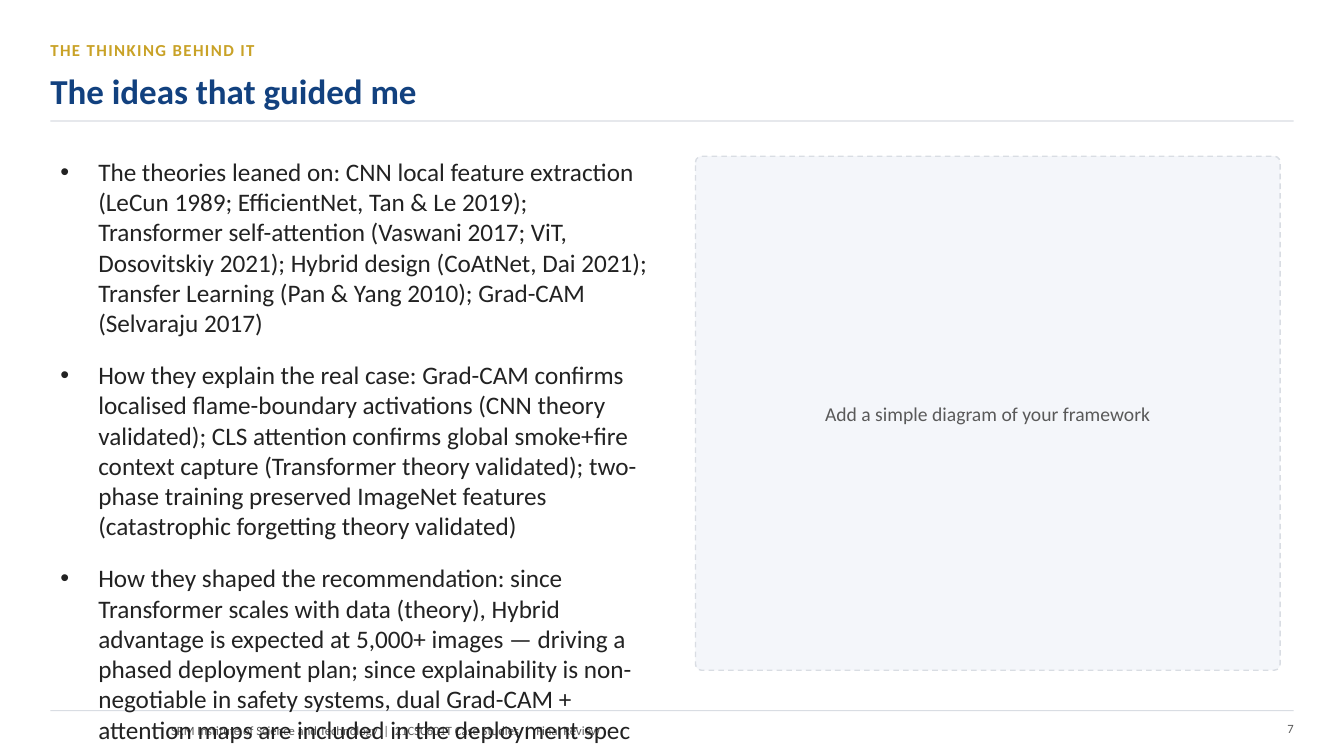
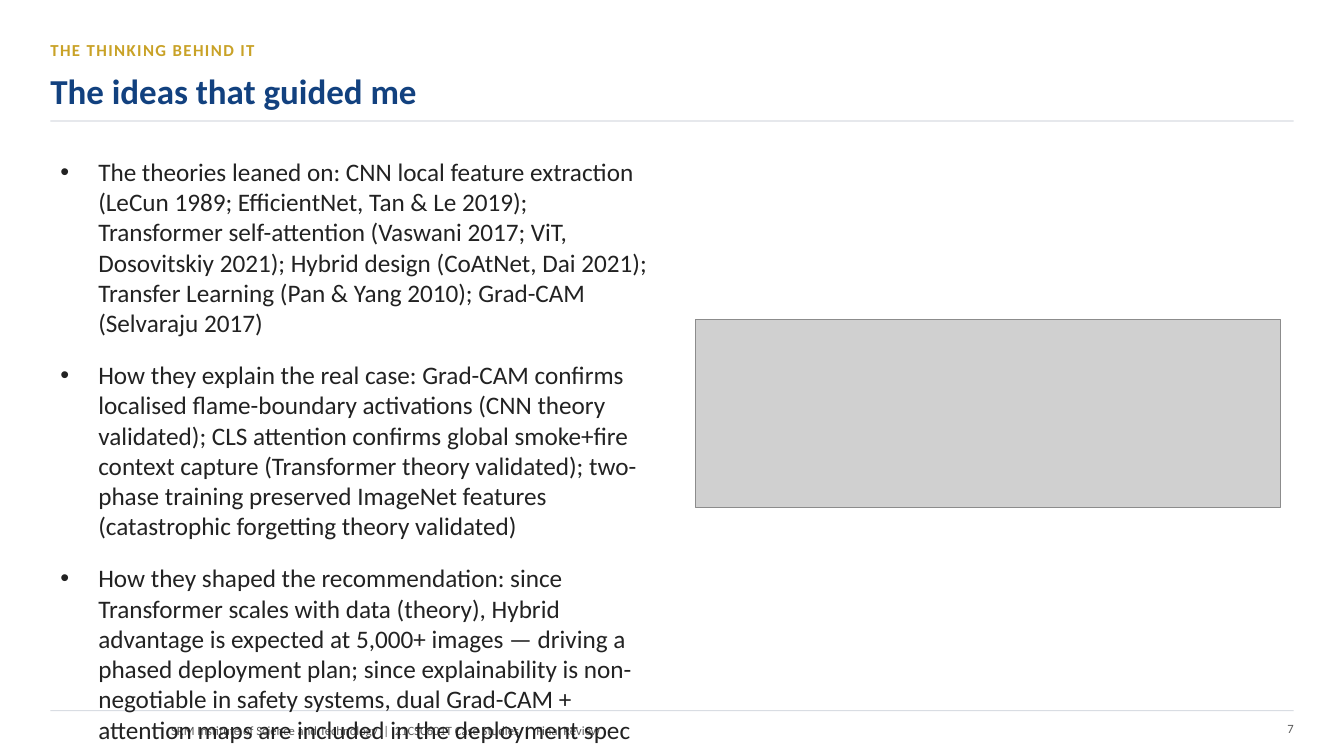
Before and after one commit to Dhvani16/Hybrid-Deep-Learning-with-CNN-and-Transformer-for-Intelligent-Forest-Fire-Detection, a slide deck: slide 7 of review 3/RA2512005010044-Review3.pptx. Drawn at 1344x756 pixels with LibreOffice and Linux fonts; fonts in the diff are those of the drawing; grey boxes stand for pictures; background and template pictures are left out. Boxes give left, top, right and bottom in pixels: in the first picture for what was removed or moved away, otherwise in the second. Text is boxed around its words. In the diff, an @@ line names an element or a change of style, - is before the commit and + after.

```diff
--- a/review 3/RA2512005010044-Review3.pptx
+++ b/review 3/RA2512005010044-Review3.pptx
@@ rounded rectangle removed at [696,156,1280,670] @@
@@ picture added at [696,320,1280,508] @@
@@ text removed at [825,407,1150,425] @@
-Add a simple diagram of your framework
```
Also in this commit, not shown: 1 other slide changed, 2 other files.
